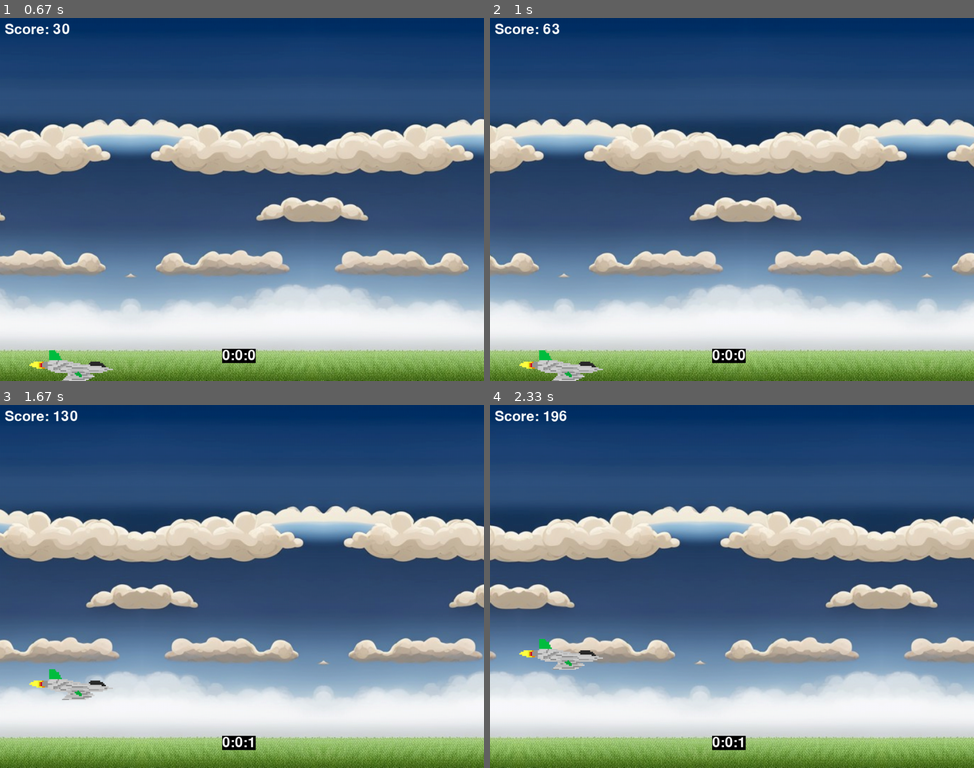
Above: before the commit, frames 1-4 (two rows, left to right).
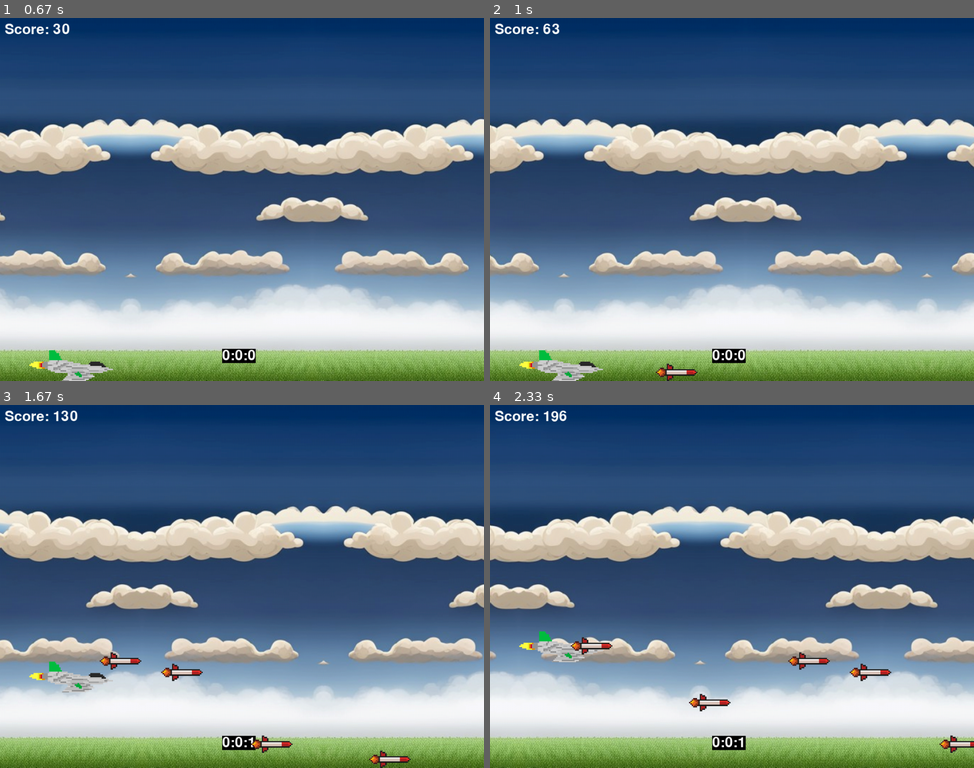
Above: after the commit, the same moments.

Repository: NezirNezirevic1054620/pygame_app
Game: pygame game, started from game.py
The game is run twice, just before and just after one commit, with the same random seed, the same clock (stepped at 60 frames per second) and the same inputs.
Inputs:
- Up to frame 1 (0.67 s): tap P at 0.33 s
- Up to frame 2 (1 s): tap Space at 0.67 s
- Up to frame 3 (1.67 s): hold Up 1-1.47 s; tap Space at 1.07, 1.37, 1.57 s; hold Down from 1.5 s (still down)
- Up to frame 4 (2.33 s): release Down at 1.8 s; hold Up 1.83-2.2 s; tap Space at 1.9, 2.3 s; hold Down from 2.23 s (still down)

Frame 1 is identical in both runs. In frame 2, 0.2% of the frame differs, in the area x 34-43%, y 95-100%; in frame 3, 1.5%; in frame 4, 1.6%, in the area x 6-100%, y 62-96%.

Commit message:
added bullets to the game

Diff:
--- /dev/null
+++ b/classes/bullet.py
@@ -0,0 +1,24 @@
+import pygame
+
+pygame.init()
+
+
+class Bullet(pygame.sprite.Sprite):
+
+    def __init__(self, x, y, image, scale):
+        super().__init__()
+        width = image.get_width()
+        height = image.get_height()
+        self.image = pygame.transform.scale(
+            image, (int(width * scale), int(height * scale))
+        )
+        self.image.set_colorkey(None)
+        self.rect = self.image.get_rect()
+        self.rect.x = x
+        self.rect.centery = y + 50
+        self.speedy = +10
+
+    def update(self):
+        self.rect.x += self.speedy
+        if self.rect.bottom < 0:
+            self.kill()
--- a/classes/player.py
+++ b/classes/player.py
@@ -1,4 +1,5 @@
 import pygame
+from classes.bullet import Bullet
 
 pygame.init()
 
@@ -6,6 +7,8 @@
 class Player(pygame.sprite.Sprite):
     HEIGHT = 768
     WIDTH = 1024
+
+    bullet_image = pygame.image.load("images/rocket.png")
 
     def __init__(self, image, scale):
         super().__init__()
@@ -32,3 +35,8 @@
             self.rect.bottom = Player.HEIGHT
         if self.rect.top < 0:
             self.rect.top = 0
+
+    def shoot(self, all_sprites, bullets):
+        bullet = Bullet(self.rect.centerx, self.rect.top, self.bullet_image, 0.3)
+        all_sprites.add(bullet)
+        bullets.add(bullet)
--- a/screens/start_game_screen.py
+++ b/screens/start_game_screen.py
@@ -1,6 +1,8 @@
 import pygame
 import math
 import random
+
+from classes.bullet import Bullet
 from utils.game_sound import press_button_sound, game_over_sound
 from screens.game_over_screen import game_over_screen
 from screens.start_screen import start_screen
@@ -60,8 +62,11 @@
     score_counter = font.render(f'Score: {score}', True, (255, 255, 255))
     run = True
     all_sprites = pygame.sprite.Group()
+    bullets = pygame.sprite.Group()
+
     player = Player(plane, 0.3)
     all_sprites.add(player)
+
     while run:
         clock.tick(GAME_SPEED)
 
@@ -129,13 +134,15 @@
 
         enemies = updated_enemies
 
-        all_sprites.update()
         all_sprites.draw(canvas)
         pygame.display.flip()
         for event in pygame.event.get():
             if event.type == pygame.QUIT:
                 run = False
             elif event.type == pygame.KEYDOWN:
+                if event.key == pygame.K_SPACE:
+                    player.shoot(all_sprites=all_sprites, bullets=bullets)
+                    all_sprites.update()
                 if event.key == pygame.K_m:
                     run = False
                     press_button_sound()
@@ -154,3 +161,4 @@
                         font=font,
                         text_color=text_color
                     )
+        all_sprites.update()
Binary file removed: images/placeholder_img.png
Binary file added: images/rocket.png
